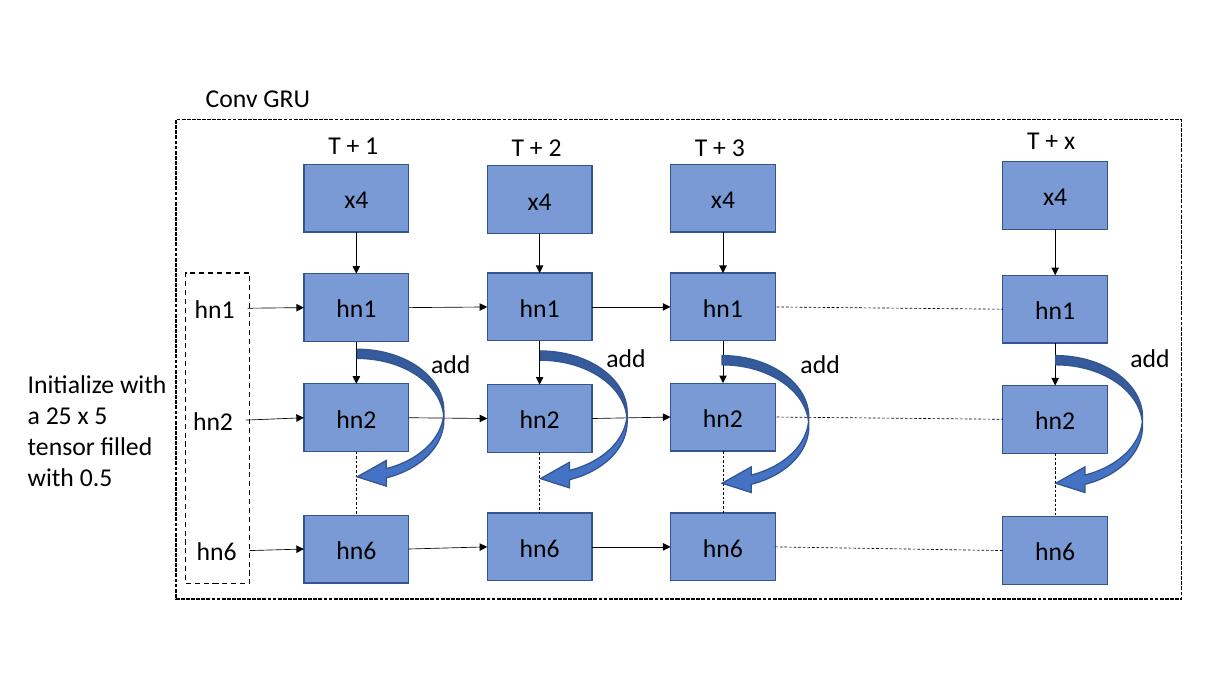
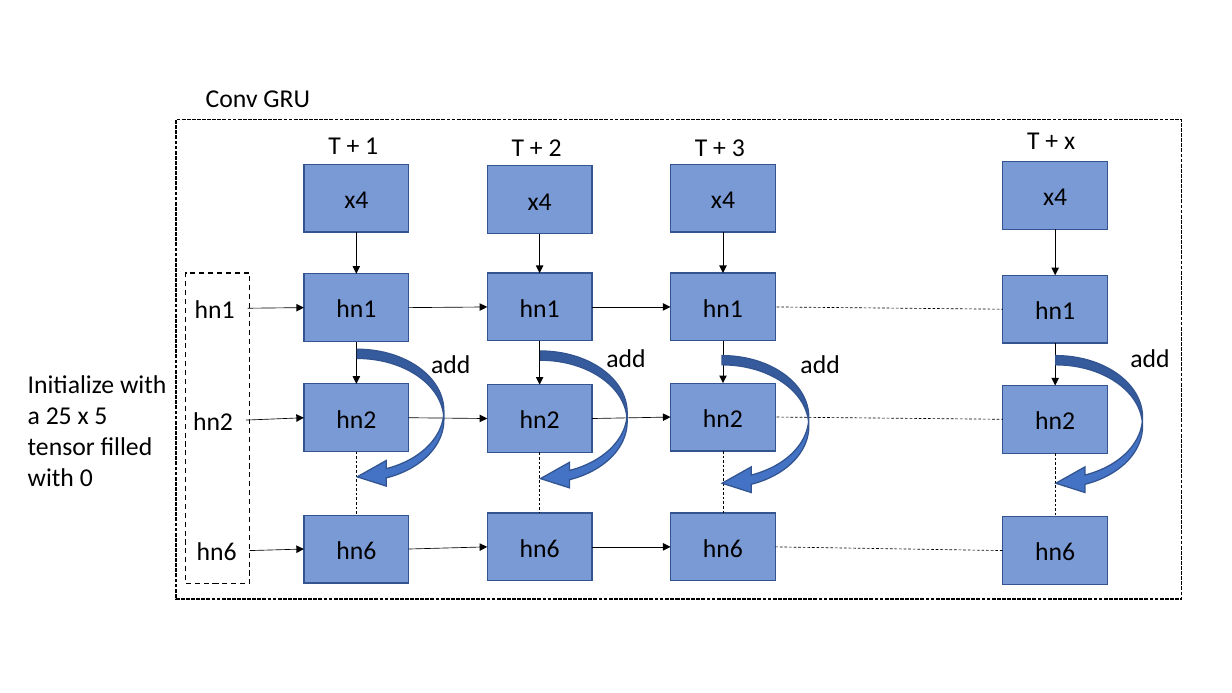
Before and after one commit to wonggw/Traffic_Management_grab, a slide deck: slide 3 of images/model_architecture.pptx. Drawn at 1232x693 pixels with LibreOffice and Linux fonts; fonts in the diff are those of the drawing. Boxes give left, top, right and bottom in pixels: in the first picture for what was removed or moved away, otherwise in the second. Text is boxed around its words. In the diff, an @@ line names an element or a change of style, - is before the commit and + after.

```diff
--- a/images/model_architecture.pptx
+++ b/images/model_architecture.pptx
@@ text at box(28, 375, 166, 486): text changed @@
-Initialize with a 25 x 5 tensor filled with 0.5
+Initialize with a 25 x 5 tensor filled with 0
```
Also in this commit, not shown: 1 other slide changed, 12 other files.
